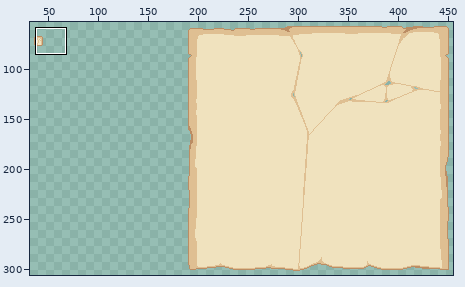
File history of a pixel-art file, Personal_Roberto/ASEPRITE/5. Menú/Documentos.aseprite. The picture above shows the old version from afar; the outline marks the close-up.
Close-up. Before:
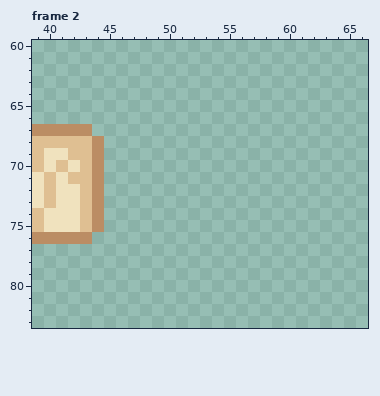
640x360 pixels, 6 frames. Shown: frame 2: x 39..66, y 60..83. The wide view leaves out empty margins.
The same view after the edit:
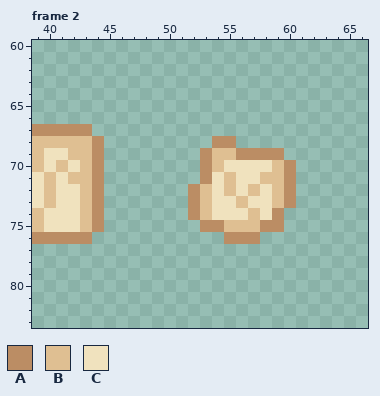
Palette (. is transparent): A #bb8d64  B #dfbf92  C #f0e2be
Diff:
--- frame 2, layer "PapelV /"
@@ x 50..62 @@
 67 .............
-68 .............
-69 .............
-70 .............
-71 .............
-72 .............
-73 .............
-74 .............
-75 .............
-76 .............
+68 ....AA.......
+69 ...ABBAAAA...
+70 ...ABCCCCBA..
+71 ...ACBCCBBA..
+72 ..ABCBCBCBA..
+73 ..ABCCBCCBA..
+74 ..ABCCCBCA...
+75 ...AABBBAA...
+76 .....AAA.....
 77 .............
